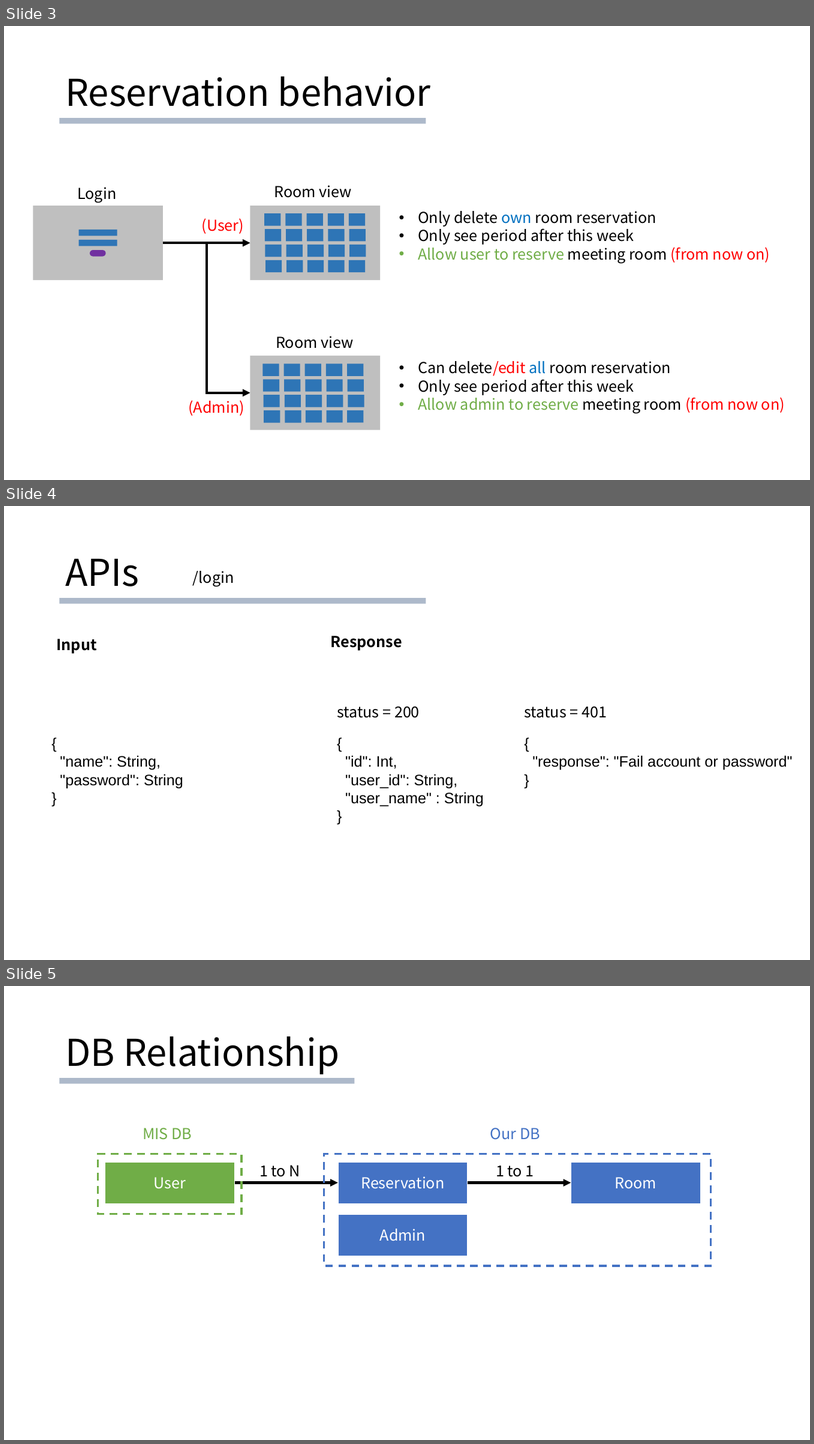
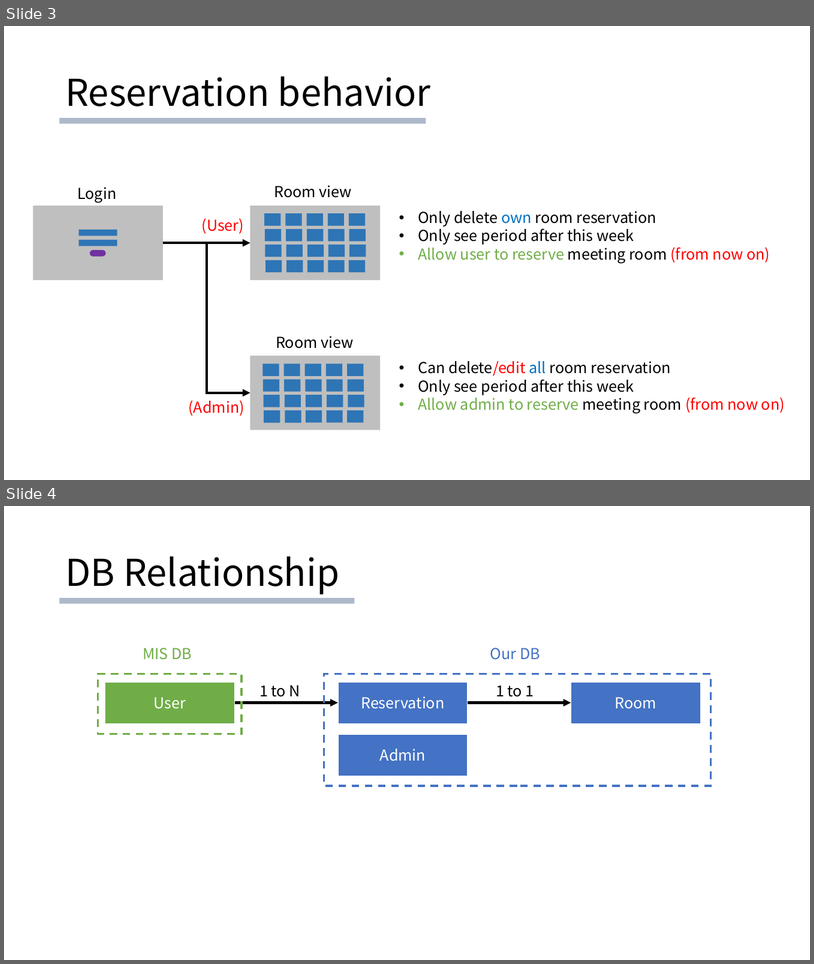
Before and after one commit to deternan/room_reservation, a slide deck: documents/room_reservation_v0.3.pptx. Shown one above the other, each under a label of ours: slides 3, 4 and 5 before the commit, slides 3 and 4 after it. The pictures are 814x1444 and 814x964 pixels, drawn with LibreOffice and Linux fonts; fonts in the diff are those of the drawing. Boxes give left, top, right and bottom in pixels: in the first picture for what was removed or moved away, otherwise in the second. Text is boxed around its words. In the diff, an @@ line names an element or a change of style, - is before the commit and + after.

```diff
--- a/documents/room_reservation_v0.3.pptx
+++ b/documents/room_reservation_v0.3.pptx
@@ slide 4 removed at (4,506,810,960), background #FFFFFF @@
@@ title removed at (65,559,139,586) @@
-APIs
@@ text removed at (193,571,234,587) @@
-/login
@@ rectangle removed at (60,598,426,603) @@
@@ text removed at (56,639,96,654) @@
-Input
@@ text removed at (331,636,402,651) @@
-Response
@@ text removed at (337,706,420,718) @@
-status = 200
@@ text removed at (524,706,607,718) @@
-status = 401
@@ text removed at (60,755,183,788) @@
-{
-"name": String,
-"password": String
-}
@@ text removed at (345,755,484,806) @@
-{
-"id": Int,
-"user_id": String,
-"user_name" : String
-}
@@ text removed at (533,755,793,770) @@
-{
-"response": "Fail account or password"
-}
@@ what was slide 5 is now slide 4 @@
```
Also in this commit, not shown: 3 slides changed.
